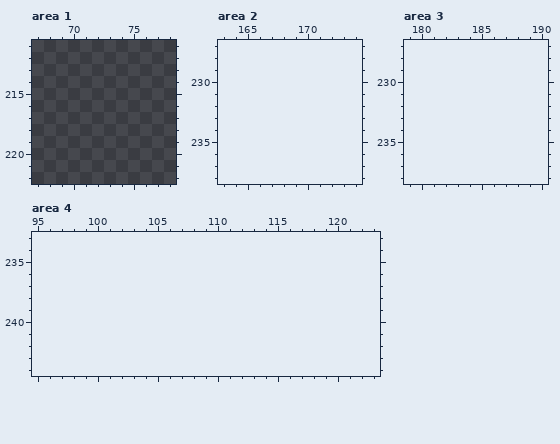
Edited in one commit: pixel-art file (Resources/SpriteSheet.aseprite). The picture above was drawn from the file before the commit.
432x224 pixels, 1 frame. Colours within 5 levels of each other are drawn and written as one. Shown: area 1: x 67..78, y 211..222; area 2: x 163..174, y 227..238; area 3: x 179..190, y 227..238; area 4: x 95..123, y 233..244. The old version is drawn lined up with the new one, on the new canvas. The commit also changed other parts of the picture, which this record leaves out.
After:
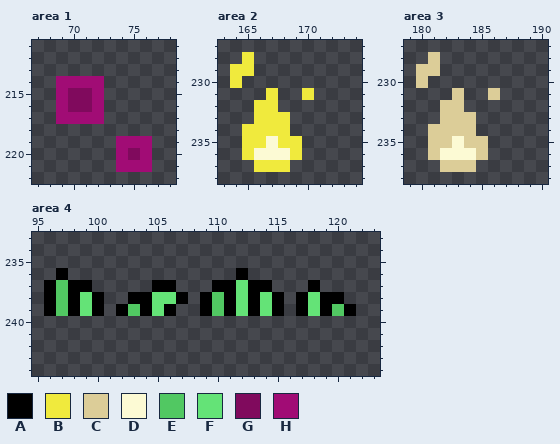
Palette (. is transparent): A #000000  B #f0ea3d  C #dccd98  D #fcfad4  E #51c862  F #64e377  G #800a5d  H #a10c75
The exact change:
canvas 432x224 -> 432x407
Area 1:
Colour G now appears in rows 215 to 216 at x 70 to 71; in row 220 at x 75.
Colour H now appears in row 214 at x 69 to 72; in rows 215 to 216 at x 69 and 72; in row 217 at x 69 to 72; in row 219 at x 74 to 76; in row 220 at x 74 and 76; in row 221 at x 74 to 76.
Area 2:
Colour B now appears in row 228 at x 165; in row 229 at x 164 to 165; in row 230 at x 164; in row 231 at x 167 and 170; in row 232 at x 166 to 167; in row 233 at x 166 to 168.
Colour B now appears in row 234 at x 165 to 168; in row 235 at x 165 to 166 and 168 to 169; in row 236 at x 165 and 169; in row 237 at x 166 to 168.
Colour D now appears in row 235 at x 167; in row 236 at x 166 to 168.
Area 3:
Colour C now appears in row 228 at x 181; in row 229 at x 180 to 181; in row 230 at x 180; in row 231 at x 183 and 186; in row 232 at x 182 to 183; in row 233 at x 182 to 184.
Colour C now appears in row 234 at x 181 to 184; in row 235 at x 181 to 182 and 184 to 185; in row 236 at x 181 and 185; in row 237 at x 182 to 184.
Colour D now appears in row 235 at x 183; in row 236 at x 182 to 184.
Area 4:
Colour A now appears in row 236 at x 97 and 112; in row 237 at x 96, 98 to 99, 105 to 106, 110 to 111, 113 to 114 and 118; in row 238 at x 96, 98, 100, 103 to 104, 107, 109, 111, 113, 115, 117 and 119 to 120; in row 239 at x 96, 98, 100, 102, 104, 106, 109, 111, 113, 115, 117, 119 and 121.
Colour E now appears in row 237 at x 97; in row 238 at x 97 and 110; in row 239 at x 97, 103, 110 and 120.
Colour F now appears in row 237 at x 112; in row 238 at x 99, 105 to 106, 112, 114 and 118; in row 239 at x 99, 105, 112, 114 and 118.
